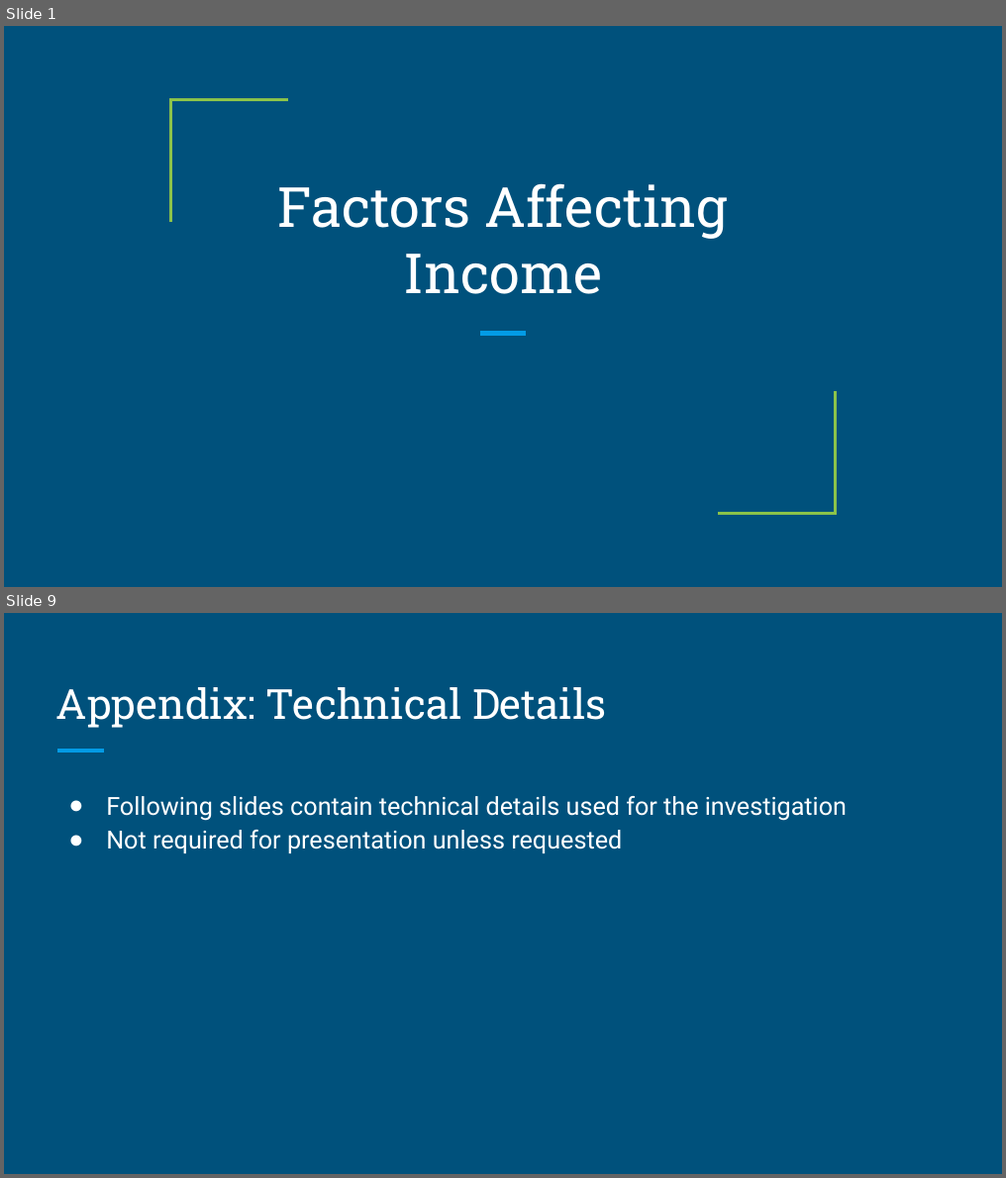
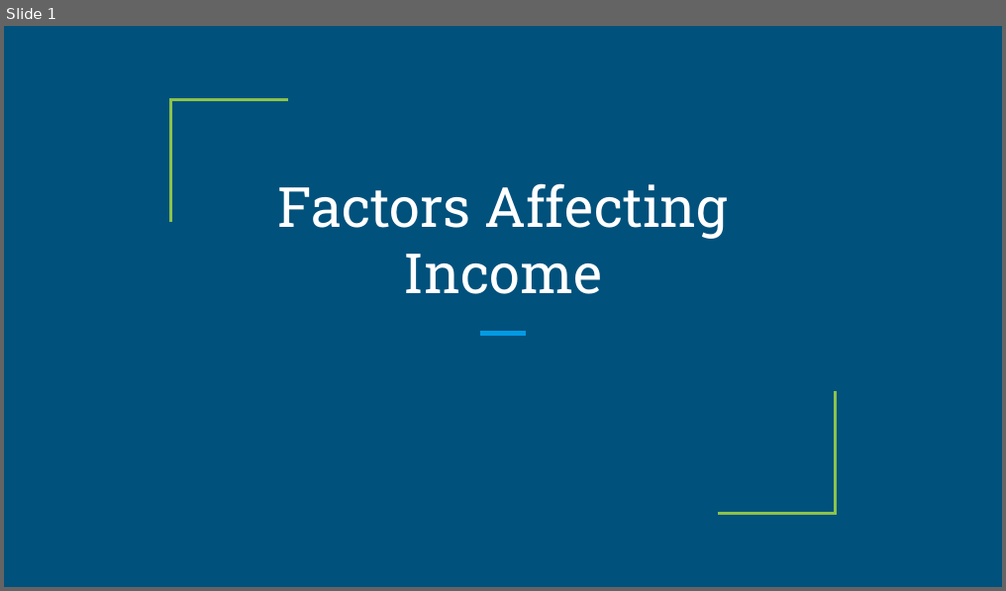
Before and after one commit to matthewgalloway/salary_predictions, a slide deck: Presentation.pptx. Shown one above the other, each under a label of ours: slides 1 and 9 before the commit, slide 1 after it; the slides between them are not shown. The pictures are 1006x1178 and 1006x591 pixels, drawn with LibreOffice and Linux fonts; fonts in the diff are those of the drawing. Boxes give left, top, right and bottom in pixels: in the first picture for what was removed or moved away, otherwise in the second. Text is boxed around its words. In the diff, an @@ line names an element or a change of style, - is before the commit and + after.

```diff
--- a/Presentation.pptx
+++ b/Presentation.pptx
@@ slide 9 removed at <box>4,613,1002,1174</box>, background #00517C @@
@@ title removed at <box>56,687,606,728</box> @@
-Appendix: Technical Details
@@ line removed from (57, 751) to (104, 751) @@
@@ text removed at <box>106,796,846,854</box> @@
-● Following slides contain technical details used for the investigation
-● Not required for presentation unless requested
```
Also in this commit, not shown: 5 slides changed, 6 slides added, 5 other slides removed, 5 other files.
